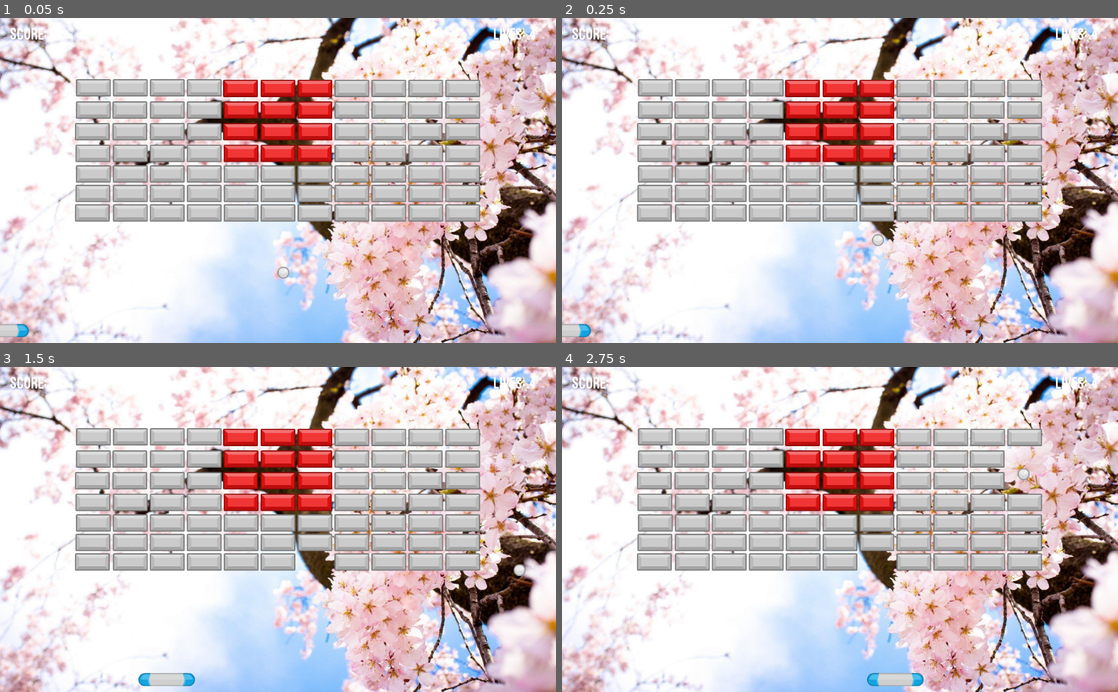
Above: before the commit, frames 1-4 (two rows, left to right).
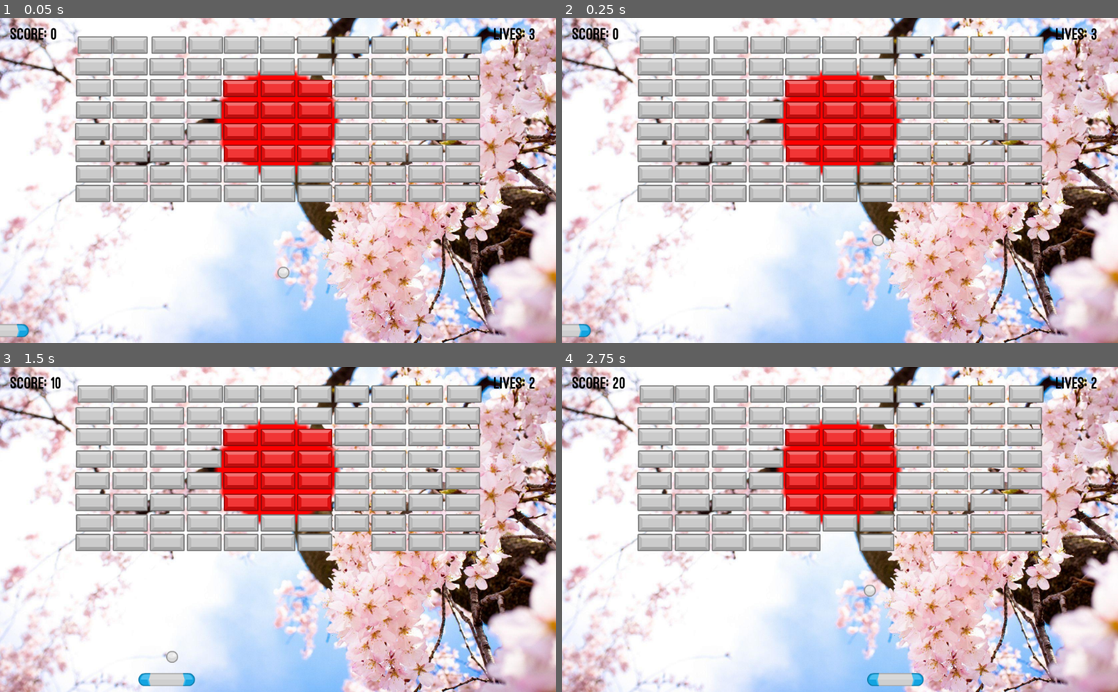
Above: after the commit, the same moments.

Repository: KyleNorlander/08-Breakout
Game: Godot game, scene res://Scenes/World.tscn
The game is run twice, just before and just after one commit, with the same random seed, the same clock (stepped at 60 frames per second) and the same inputs.
Inputs (mouse positions are in pixels of both pictures, inside the frame that each line leads up to):
- Up to frame 1 (0.05 s): no input
- Up to frame 2 (0.25 s): no input
- Up to frame 3 (1.5 s): move the mouse to (400, 513) at 0.52 s; click (400, 513) at 0.67 s; move the mouse to (166, 545) at 1.27 s; click (166, 545) at 1.42 s
- Up to frame 4 (2.75 s): move the mouse to (895, 458) at 2.02 s; click (895, 458) at 2.17 s

The runs differ from the first frame. In frame 1, 16% of the frame differs, in the area x 0-100%, y 0-100%; in frame 2, 16%; in frame 3, 16%; in frame 4, 17%.

Commit message:
Complete

Diff:
--- a/Scenes/End.tscn
+++ b/Scenes/End.tscn
@@ -16,10 +16,10 @@
 color = Color( 0, 0, 0, 1 )
 
 [node name="Label" type="Label" parent="Message"]
-margin_left = 300.0
-margin_top = 248.0
+margin_left = 310.0
+margin_top = 230.0
 margin_right = 710.0
-margin_bottom = 330.0
+margin_bottom = 312.0
 custom_fonts/font = SubResource( 1 )
-text = "Game Over!"
+text = "Sayōnara"
 align = 1
--- a/Scenes/World.tscn
+++ b/Scenes/World.tscn
@@ -1,29 +1,30 @@
-[gd_scene load_steps=14 format=2]
+[gd_scene load_steps=15 format=2]
 
 [ext_resource path="res://Scripts/World.gd" type="Script" id=1]
 [ext_resource path="res://Assets/Flowers.jpg" type="Texture" id=2]
-[ext_resource path="res://Scripts/paddle.gd" type="Script" id=3]
-[ext_resource path="res://Assets/paddle.png" type="Texture" id=4]
-[ext_resource path="res://Scenes/Ball.tscn" type="PackedScene" id=5]
-[ext_resource path="res://Scenes/Tile.tscn" type="PackedScene" id=6]
-[ext_resource path="res://Assets/OstrichSans-Heavy.otf" type="DynamicFontData" id=7]
-[ext_resource path="res://Scripts/Score.gd" type="Script" id=8]
-[ext_resource path="res://Scripts/Lives.gd" type="Script" id=9]
-
-[sub_resource type="ImageTexture" id=4]
+[ext_resource path="res://Assets/Japancenter.png" type="Texture" id=3]
+[ext_resource path="res://Scripts/paddle.gd" type="Script" id=4]
+[ext_resource path="res://Assets/paddle.png" type="Texture" id=5]
+[ext_resource path="res://Scenes/Ball.tscn" type="PackedScene" id=6]
+[ext_resource path="res://Scenes/Tile.tscn" type="PackedScene" id=7]
+[ext_resource path="res://Assets/OstrichSans-Heavy.otf" type="DynamicFontData" id=8]
+[ext_resource path="res://Scripts/Score.gd" type="Script" id=9]
+[ext_resource path="res://Scripts/Lives.gd" type="Script" id=10]
+
+[sub_resource type="ImageTexture" id=1]
 flags = 0
 flags = 0
 
-[sub_resource type="RectangleShape2D" id=1]
+[sub_resource type="RectangleShape2D" id=2]
 extents = Vector2( 53.311, 12.2888 )
-
-[sub_resource type="DynamicFont" id=2]
-size = 32
-font_data = ExtResource( 7 )
 
 [sub_resource type="DynamicFont" id=3]
 size = 32
-font_data = ExtResource( 7 )
+font_data = ExtResource( 8 )
+
+[sub_resource type="DynamicFont" id=4]
+size = 32
+font_data = ExtResource( 8 )
 
 [node name="World" type="Node"]
 script = ExtResource( 1 )
@@ -31,273 +32,311 @@
 [node name="TextureRect" type="TextureRect" parent="."]
 margin_right = 40.0
 margin_bottom = 40.0
-texture = SubResource( 4 )
+texture = SubResource( 1 )
 
 [node name="Flowers" type="Sprite" parent="TextureRect"]
-position = Vector2( 500, 310 )
+position = Vector2( 501, 310 )
 scale = Vector2( 0.614583, 0.604241 )
 texture = ExtResource( 2 )
 
+[node name="Japancenter" type="Sprite" parent="."]
+position = Vector2( 482.679, 197.319 )
+scale = Vector2( 9.43613, 8.21875 )
+texture = ExtResource( 3 )
+
 [node name="Paddle" type="KinematicBody2D" parent="."]
-editor/display_folded = true
 position = Vector2( 512, 577.161 )
-script = ExtResource( 3 )
+script = ExtResource( 4 )
+
+[node name="Sprite" type="Sprite" parent="Paddle"]
+texture = ExtResource( 5 )
 __meta__ = {
 "_edit_group_": true
 }
 
-[node name="Sprite" type="Sprite" parent="Paddle"]
-texture = ExtResource( 4 )
-
 [node name="CollisionShape2D" type="CollisionShape2D" parent="Paddle"]
-shape = SubResource( 1 )
-
-[node name="Ball" parent="." instance=ExtResource( 5 )]
+shape = SubResource( 2 )
+
+[node name="Ball" parent="." instance=ExtResource( 6 )]
 linear_velocity = Vector2( 300, -300 )
 
 [node name="Wall" type="StaticBody2D" parent="."]
-editor/display_folded = true
 
 [node name="CollisionPolygon2D" type="CollisionPolygon2D" parent="Wall"]
 polygon = PoolVector2Array( 0, 640, 0, 0, 1024, 0, 1024, 640, 1088, 640, 1088, -64, -64, -64, -64, 640, 0, 640 )
 
 [node name="Tiles" type="Node" parent="."]
+editor/display_folded = true
 
 [node name="Gray Tiles" type="Node2D" parent="Tiles"]
+editor/display_folded = true
 position = Vector2( 12, -96 )
 
-[node name="Tile" parent="Tiles/Gray Tiles" instance=ExtResource( 6 )]
-
-[node name="Tile2" parent="Tiles/Gray Tiles" instance=ExtResource( 6 )]
+[node name="Tile" parent="Tiles/Gray Tiles" instance=ExtResource( 7 )]
+
+[node name="Tile2" parent="Tiles/Gray Tiles" instance=ExtResource( 7 )]
 position = Vector2( 228, 384 )
 
-[node name="Tile3" parent="Tiles/Gray Tiles" instance=ExtResource( 6 )]
+[node name="Tile3" parent="Tiles/Gray Tiles" instance=ExtResource( 7 )]
 position = Vector2( 296, 384 )
 
-[node name="Tile4" parent="Tiles/Gray Tiles" instance=ExtResource( 6 )]
+[node name="Tile4" parent="Tiles/Gray Tiles" instance=ExtResource( 7 )]
 position = Vector2( 364, 384 )
 
-[node name="Tile5" parent="Tiles/Gray Tiles" instance=ExtResource( 6 )]
+[node name="Tile5" parent="Tiles/Gray Tiles" instance=ExtResource( 7 )]
 position = Vector2( 432, 384 )
 
-[node name="Tile6" parent="Tiles/Gray Tiles" instance=ExtResource( 6 )]
+[node name="Tile6" parent="Tiles/Gray Tiles" instance=ExtResource( 7 )]
 position = Vector2( 500, 384 )
 
-[node name="Tile7" parent="Tiles/Gray Tiles" instance=ExtResource( 6 )]
+[node name="Tile7" parent="Tiles/Gray Tiles" instance=ExtResource( 7 )]
 position = Vector2( 568, 384 )
 
-[node name="Tile8" parent="Tiles/Gray Tiles" instance=ExtResource( 6 )]
+[node name="Tile8" parent="Tiles/Gray Tiles" instance=ExtResource( 7 )]
 position = Vector2( 636, 384 )
 
-[node name="Tile9" parent="Tiles/Gray Tiles" instance=ExtResource( 6 )]
+[node name="Tile9" parent="Tiles/Gray Tiles" instance=ExtResource( 7 )]
 position = Vector2( 704, 384 )
 
-[node name="Tile10" parent="Tiles/Gray Tiles" instance=ExtResource( 6 )]
+[node name="Tile10" parent="Tiles/Gray Tiles" instance=ExtResource( 7 )]
 position = Vector2( 772, 384 )
 
-[node name="Tile11" parent="Tiles/Gray Tiles" instance=ExtResource( 6 )]
+[node name="Tile11" parent="Tiles/Gray Tiles" instance=ExtResource( 7 )]
 position = Vector2( 840, 384 )
 
-[node name="Tile23" parent="Tiles/Gray Tiles" instance=ExtResource( 6 )]
+[node name="Tile23" parent="Tiles/Gray Tiles" instance=ExtResource( 7 )]
 position = Vector2( 840.208, 346 )
 
-[node name="Tile24" parent="Tiles/Gray Tiles" instance=ExtResource( 6 )]
+[node name="Tile24" parent="Tiles/Gray Tiles" instance=ExtResource( 7 )]
 position = Vector2( 772.208, 346 )
 
-[node name="Tile25" parent="Tiles/Gray Tiles" instance=ExtResource( 6 )]
+[node name="Tile25" parent="Tiles/Gray Tiles" instance=ExtResource( 7 )]
 position = Vector2( 704.208, 346 )
 
-[node name="Tile26" parent="Tiles/Gray Tiles" instance=ExtResource( 6 )]
+[node name="Tile26" parent="Tiles/Gray Tiles" instance=ExtResource( 7 )]
 position = Vector2( 636.208, 346 )
 
-[node name="Tile27" parent="Tiles/Gray Tiles" instance=ExtResource( 6 )]
+[node name="Tile27" parent="Tiles/Gray Tiles" instance=ExtResource( 7 )]
 position = Vector2( 704.208, 306 )
 
-[node name="Tile29" parent="Tiles/Gray Tiles" instance=ExtResource( 6 )]
+[node name="Tile29" parent="Tiles/Gray Tiles" instance=ExtResource( 7 )]
 position = Vector2( 771.13, 306 )
 
-[node name="Tile44" parent="Tiles/Gray Tiles" instance=ExtResource( 6 )]
+[node name="Tile44" parent="Tiles/Gray Tiles" instance=ExtResource( 7 )]
 position = Vector2( 840.208, 306 )
 
-[node name="Tile45" parent="Tiles/Gray Tiles" instance=ExtResource( 6 )]
+[node name="Tile45" parent="Tiles/Gray Tiles" instance=ExtResource( 7 )]
 position = Vector2( 636.208, 306 )
 
-[node name="Tile50" parent="Tiles/Gray Tiles" instance=ExtResource( 6 )]
+[node name="Tile50" parent="Tiles/Gray Tiles" instance=ExtResource( 7 )]
 position = Vector2( 364.208, 266 )
 
-[node name="Tile51" parent="Tiles/Gray Tiles" instance=ExtResource( 6 )]
+[node name="Tile51" parent="Tiles/Gray Tiles" instance=ExtResource( 7 )]
 position = Vector2( 296.208, 266 )
 
-[node name="Tile52" parent="Tiles/Gray Tiles" instance=ExtResource( 6 )]
+[node name="Tile52" parent="Tiles/Gray Tiles" instance=ExtResource( 7 )]
 position = Vector2( 227.13, 266 )
 
-[node name="Tile53" parent="Tiles/Gray Tiles" instance=ExtResource( 6 )]
+[node name="Tile53" parent="Tiles/Gray Tiles" instance=ExtResource( 7 )]
 position = Vector2( 159.916, 266 )
 
-[node name="Tile54" parent="Tiles/Gray Tiles" instance=ExtResource( 6 )]
+[node name="Tile54" parent="Tiles/Gray Tiles" instance=ExtResource( 7 )]
 position = Vector2( 704.208, 266 )
 
-[node name="Tile55" parent="Tiles/Gray Tiles" instance=ExtResource( 6 )]
+[node name="Tile55" parent="Tiles/Gray Tiles" instance=ExtResource( 7 )]
 position = Vector2( 771.13, 266 )
 
-[node name="Tile56" parent="Tiles/Gray Tiles" instance=ExtResource( 6 )]
+[node name="Tile56" parent="Tiles/Gray Tiles" instance=ExtResource( 7 )]
 position = Vector2( 840.208, 266 )
 
-[node name="Tile57" parent="Tiles/Gray Tiles" instance=ExtResource( 6 )]
+[node name="Tile57" parent="Tiles/Gray Tiles" instance=ExtResource( 7 )]
 position = Vector2( 636.208, 266 )
 
-[node name="Tile58" parent="Tiles/Gray Tiles" instance=ExtResource( 6 )]
+[node name="Tile58" parent="Tiles/Gray Tiles" instance=ExtResource( 7 )]
 position = Vector2( 636.208, 226 )
 
-[node name="Tile59" parent="Tiles/Gray Tiles" instance=ExtResource( 6 )]
+[node name="Tile59" parent="Tiles/Gray Tiles" instance=ExtResource( 7 )]
 position = Vector2( 840.208, 226 )
 
-[node name="Tile60" parent="Tiles/Gray Tiles" instance=ExtResource( 6 )]
+[node name="Tile60" parent="Tiles/Gray Tiles" instance=ExtResource( 7 )]
 position = Vector2( 772.208, 226 )
 
-[node name="Tile61" parent="Tiles/Gray Tiles" instance=ExtResource( 6 )]
+[node name="Tile61" parent="Tiles/Gray Tiles" instance=ExtResource( 7 )]
 position = Vector2( 704.208, 226 )
 
-[node name="Tile62" parent="Tiles/Gray Tiles" instance=ExtResource( 6 )]
+[node name="Tile62" parent="Tiles/Gray Tiles" instance=ExtResource( 7 )]
 position = Vector2( 364.208, 224.951 )
 
-[node name="Tile63" parent="Tiles/Gray Tiles" instance=ExtResource( 6 )]
+[node name="Tile63" parent="Tiles/Gray Tiles" instance=ExtResource( 7 )]
 position = Vector2( 296.208, 224.951 )
 
-[node name="Tile64" parent="Tiles/Gray Tiles" instance=ExtResource( 6 )]
+[node name="Tile64" parent="Tiles/Gray Tiles" instance=ExtResource( 7 )]
 position = Vector2( 228.208, 224.951 )
 
-[node name="Tile65" parent="Tiles/Gray Tiles" instance=ExtResource( 6 )]
-position = Vector2( 160.208, 224.951 )
-
-[node name="Tile46" parent="Tiles/Gray Tiles" instance=ExtResource( 6 )]
+[node name="Tile65" parent="Tiles/Gray Tiles" instance=ExtResource( 7 )]
+position = Vector2( 295.13, 186 )
+
+[node name="Tile74" parent="Tiles/Gray Tiles" instance=ExtResource( 7 )]
+position = Vector2( 227.916, 186 )
+
+[node name="Tile75" parent="Tiles/Gray Tiles" instance=ExtResource( 7 )]
+position = Vector2( 499.13, 146 )
+
+[node name="Tile82" parent="Tiles/Gray Tiles" instance=ExtResource( 7 )]
+position = Vector2( 298.679, 146 )
+
+[node name="Tile86" parent="Tiles/Gray Tiles" instance=ExtResource( 7 )]
+position = Vector2( 366.679, 146 )
+
+[node name="Tile87" parent="Tiles/Gray Tiles" instance=ExtResource( 7 )]
+position = Vector2( 432.208, 146 )
+
+[node name="Tile83" parent="Tiles/Gray Tiles" instance=ExtResource( 7 )]
+position = Vector2( 228.208, 146 )
+
+[node name="Tile84" parent="Tiles/Gray Tiles" instance=ExtResource( 7 )]
+position = Vector2( 162.679, 146 )
+
+[node name="Tile85" parent="Tiles/Gray Tiles" instance=ExtResource( 7 )]
+position = Vector2( 159.13, 186 )
+
+[node name="Tile77" parent="Tiles/Gray Tiles" instance=ExtResource( 7 )]
+position = Vector2( 567.13, 146 )
+
+[node name="Tile78" parent="Tiles/Gray Tiles" instance=ExtResource( 7 )]
+position = Vector2( 636.208, 146 )
+
+[node name="Tile79" parent="Tiles/Gray Tiles" instance=ExtResource( 7 )]
+position = Vector2( 704, 146 )
+
+[node name="Tile80" parent="Tiles/Gray Tiles" instance=ExtResource( 7 )]
+position = Vector2( 772.208, 146 )
+
+[node name="Tile81" parent="Tiles/Gray Tiles" instance=ExtResource( 7 )]
+position = Vector2( 842.679, 146 )
+
+[node name="Tile76" parent="Tiles/Gray Tiles" instance=ExtResource( 7 )]
+position = Vector2( 160, 224.951 )
+
+[node name="Tile66" parent="Tiles/Gray Tiles" instance=ExtResource( 7 )]
+position = Vector2( 364.208, 186 )
+
+[node name="Tile67" parent="Tiles/Gray Tiles" instance=ExtResource( 7 )]
+position = Vector2( 431.13, 186 )
+
+[node name="Tile68" parent="Tiles/Gray Tiles" instance=ExtResource( 7 )]
+position = Vector2( 499.13, 186 )
+
+[node name="Tile69" parent="Tiles/Gray Tiles" instance=ExtResource( 7 )]
+position = Vector2( 567.916, 186 )
+
+[node name="Tile70" parent="Tiles/Gray Tiles" instance=ExtResource( 7 )]
+position = Vector2( 636.208, 186 )
+
+[node name="Tile71" parent="Tiles/Gray Tiles" instance=ExtResource( 7 )]
+position = Vector2( 704.208, 186 )
+
+[node name="Tile72" parent="Tiles/Gray Tiles" instance=ExtResource( 7 )]
+position = Vector2( 772.208, 186 )
+
+[node name="Tile73" parent="Tiles/Gray Tiles" instance=ExtResource( 7 )]
+position = Vector2( 840.208, 186 )
+
+[node name="Tile46" parent="Tiles/Gray Tiles" instance=ExtResource( 7 )]
 position = Vector2( 364.208, 306 )
 
-[node name="Tile47" parent="Tiles/Gray Tiles" instance=ExtResource( 6 )]
+[node name="Tile47" parent="Tiles/Gray Tiles" instance=ExtResource( 7 )]
 position = Vector2( 296.208, 306 )
 
-[node name="Tile48" parent="Tiles/Gray Tiles" instance=ExtResource( 6 )]
+[node name="Tile48" parent="Tiles/Gray Tiles" instance=ExtResource( 7 )]
 position = Vector2( 227.13, 306 )
 
-[node name="Tile49" parent="Tiles/Gray Tiles" instance=ExtResource( 6 )]
+[node name="Tile49" parent="Tiles/Gray Tiles" instance=ExtResource( 7 )]
 position = Vector2( 158, 306 )
 
-[node name="Tile30" parent="Tiles/Gray Tiles" instance=ExtResource( 6 )]
+[node name="Tile30" parent="Tiles/Gray Tiles" instance=ExtResource( 7 )]
 position = Vector2( 363.916, 346 )
 
-[node name="Tile31" parent="Tiles/Gray Tiles" instance=ExtResource( 6 )]
+[node name="Tile31" parent="Tiles/Gray Tiles" instance=ExtResource( 7 )]
 position = Vector2( 295.916, 346 )
 
-[node name="Tile32" parent="Tiles/Gray Tiles" instance=ExtResource( 6 )]
+[node name="Tile32" parent="Tiles/Gray Tiles" instance=ExtResource( 7 )]
 position = Vector2( 228.208, 346 )
 
-[node name="Tile33" parent="Tiles/Gray Tiles" instance=ExtResource( 6 )]
+[node name="Tile33" parent="Tiles/Gray Tiles" instance=ExtResource( 7 )]
 position = Vector2( 159.13, 346 )
 
-[node name="Tile22" parent="Tiles/Gray Tiles" instance=ExtResource( 6 )]
+[node name="Tile22" parent="Tiles/Gray Tiles" instance=ExtResource( 7 )]
 position = Vector2( 840, 420.176 )
 
-[node name="Tile28" parent="Tiles/Gray Tiles" instance=ExtResource( 6 )]
-position = Vector2( 840.208, 456 )
-
-[node name="Tile34" parent="Tiles/Gray Tiles" instance=ExtResource( 6 )]
-position = Vector2( 772.208, 456 )
-
-[node name="Tile35" parent="Tiles/Gray Tiles" instance=ExtResource( 6 )]
-position = Vector2( 704.208, 456 )
-
-[node name="Tile36" parent="Tiles/Gray Tiles" instance=ExtResource( 6 )]
-position = Vector2( 636.208, 456 )
-
-[node name="Tile37" parent="Tiles/Gray Tiles" instance=ExtResource( 6 )]
-position = Vector2( 568.208, 456 )
-
-[node name="Tile38" parent="Tiles/Gray Tiles" instance=ExtResource( 6 )]
-position = Vector2( 499.916, 456 )
-
-[node name="Tile39" parent="Tiles/Gray Tiles" instance=ExtResource( 6 )]
-position = Vector2( 432.208, 456 )
-
-[node name="Tile40" parent="Tiles/Gray Tiles" instance=ExtResource( 6 )]
-position = Vector2( 364.208, 456 )
-
-[node name="Tile41" parent="Tiles/Gray Tiles" instance=ExtResource( 6 )]
-position = Vector2( 295.916, 456 )
-
-[node name="Tile42" parent="Tiles/Gray Tiles" instance=ExtResource( 6 )]
-position = Vector2( 228.208, 456 )
-
-[node name="Tile43" parent="Tiles/Gray Tiles" instance=ExtResource( 6 )]
-position = Vector2( 158, 456 )
-
-[node name="Tile12" parent="Tiles/Gray Tiles" instance=ExtResource( 6 )]
+[node name="Tile12" parent="Tiles/Gray Tiles" instance=ExtResource( 7 )]
 position = Vector2( 772.208, 420.176 )
 
-[node name="Tile13" parent="Tiles/Gray Tiles" instance=ExtResource( 6 )]
+[node name="Tile13" parent="Tiles/Gray Tiles" instance=ExtResource( 7 )]
 position = Vector2( 704.208, 420.176 )
 
-[node name="Tile14" parent="Tiles/Gray Tiles" instance=ExtResource( 6 )]
+[node name="Tile14" parent="Tiles/Gray Tiles" instance=ExtResource( 7 )]
 position = Vector2( 635.916, 420.176 )
 
-[node name="Tile15" parent="Tiles/Gray Tiles" instance=ExtResource( 6 )]
+[node name="Tile15" parent="Tiles/Gray Tiles" instance=ExtResource( 7 )]
 position = Vector2( 568.208, 420.176 )
 
-[node name="Tile16" parent="Tiles/Gray Tiles" instance=ExtResource( 6 )]
+[node name="Tile16" parent="Tiles/Gray Tiles" instance=ExtResource( 7 )]
 position = Vector2( 499.916, 420.176 )
 
-[node name="Tile17" parent="Tiles/Gray Tiles" instance=ExtResource( 6 )]
+[node name="Tile17" parent="Tiles/Gray Tiles" instance=ExtResource( 7 )]
 position = Vector2( 432.208, 420.176 )
 
-[node name="Tile18" parent="Tiles/Gray Tiles" instance=ExtResource( 6 )]
+[node name="Tile18" parent="Tiles/Gray Tiles" instance=ExtResource( 7 )]
 position = Vector2( 364.208, 420.176 )
 
-[node name="Tile19" parent="Tiles/Gray Tiles" instance=ExtResource( 6 )]
+[node name="Tile19" parent="Tiles/Gray Tiles" instance=ExtResource( 7 )]
 position = Vector2( 295.85, 420.176 )
 
-[node name="Tile20" parent="Tiles/Gray Tiles" instance=ExtResource( 6 )]
+[node name="Tile20" parent="Tiles/Gray Tiles" instance=ExtResource( 7 )]
 position = Vector2( 228.02, 420.176 )
 
-[node name="Tile21" parent="Tiles/Gray Tiles" instance=ExtResource( 6 )]
+[node name="Tile21" parent="Tiles/Gray Tiles" instance=ExtResource( 7 )]
 position = Vector2( 159.13, 420.176 )
 
 [node name="Red Tiles" type="Node2D" parent="Tiles"]
 editor/display_folded = true
 position = Vector2( 10, -280 )
 
-[node name="Tile" parent="Tiles/Red Tiles" instance=ExtResource( 6 )]
+[node name="Tile" parent="Tiles/Red Tiles" instance=ExtResource( 7 )]
 position = Vector2( 570.208, 410 )
 
-[node name="Tile2" parent="Tiles/Red Tiles" instance=ExtResource( 6 )]
+[node name="Tile2" parent="Tiles/Red Tiles" instance=ExtResource( 7 )]
 position = Vector2( 433.13, 410 )
 
-[node name="Tile3" parent="Tiles/Red Tiles" instance=ExtResource( 6 )]
+[node name="Tile3" parent="Tiles/Red Tiles" instance=ExtResource( 7 )]
 position = Vector2( 502, 410 )
 
-[node name="Tile4" parent="Tiles/Red Tiles" instance=ExtResource( 6 )]
+[node name="Tile4" parent="Tiles/Red Tiles" instance=ExtResource( 7 )]
 position = Vector2( 433.916, 450 )
 
-[node name="Tile5" parent="Tiles/Red Tiles" instance=ExtResource( 6 )]
+[node name="Tile5" parent="Tiles/Red Tiles" instance=ExtResource( 7 )]
 position = Vector2( 433.13, 490 )
 
-[node name="Tile6" parent="Tiles/Red Tiles" instance=ExtResource( 6 )]
+[node name="Tile6" parent="Tiles/Red Tiles" instance=ExtResource( 7 )]
 position = Vector2( 502.208, 530 )
 
-[node name="Tile7" parent="Tiles/Red Tiles" instance=ExtResource( 6 )]
+[node name="Tile7" parent="Tiles/Red Tiles" instance=ExtResource( 7 )]
 position = Vector2( 570.208, 490 )
 
-[node name="Tile13" parent="Tiles/Red Tiles" instance=ExtResource( 6 )]
+[node name="Tile13" parent="Tiles/Red Tiles" instance=ExtResource( 7 )]
 position = Vector2( 569.13, 530 )
 
-[node name="Tile14" parent="Tiles/Red Tiles" instance=ExtResource( 6 )]
+[node name="Tile14" parent="Tiles/Red Tiles" instance=ExtResource( 7 )]
 position = Vector2( 433.916, 530 )
 
-[node name="Tile8" parent="Tiles/Red Tiles" instance=ExtResource( 6 )]
+[node name="Tile8" parent="Tiles/Red Tiles" instance=ExtResource( 7 )]
 position = Vector2( 501.916, 490 )
 
-[node name="Tile9" parent="Tiles/Red Tiles" instance=ExtResource( 6 )]
+[node name="Tile9" parent="Tiles/Red Tiles" instance=ExtResource( 7 )]
 position = Vector2( 570.208, 450 )
 
-[node name="Tile10" parent="Tiles/Red Tiles" instance=ExtResource( 6 )]
+[node name="Tile10" parent="Tiles/Red Tiles" instance=ExtResource( 7 )]
 position = Vector2( 502.208, 450 )
 
 [node name="Blue Tiles" type="Node2D" parent="Tiles"]
@@ -465,15 +504,17 @@
 margin_top = 18.0
 margin_right = 68.0
 margin_bottom = 39.0
-custom_fonts/font = SubResource( 2 )
+custom_fonts/font = SubResource( 3 )
+custom_colors/font_color = Color( 0, 0, 0, 1 )
 text = "Score"
-script = ExtResource( 8 )
+script = ExtResource( 9 )
 
 [node name="Lives" type="Label" parent="."]
 margin_left = 910.0
 margin_top = 18.0
 margin_right = 980.0
 margin_bottom = 70.0
-custom_fonts/font = SubResource( 3 )
+custom_fonts/font = SubResource( 4 )
+custom_colors/font_color = Color( 0, 0, 0, 1 )
 text = "Lives"
-script = ExtResource( 9 )
+script = ExtResource( 10 )
--- a/Scripts/World.gd
+++ b/Scripts/World.gd
@@ -1,7 +1,7 @@
 extends Node
 
 export var score = 0
-export var lives = 4
+export var lives = 3
 
 func increase_score(s):
  score += int(s)
Binary file added: Assets/._komadori-mini.otf
Binary file added: Assets/Japancenter.png
Not shown, added: Assets/Japancenter.png.import
Binary file added: Assets/Japanesefan.png
Not shown, added: Assets/Japanesefan.png.import
Binary file added: Assets/komadori-mini.otf
Not shown: 4 places in Scenes/World.tscn that only renumber resources
Not shown, added: Assets/Japanesefont.zip
